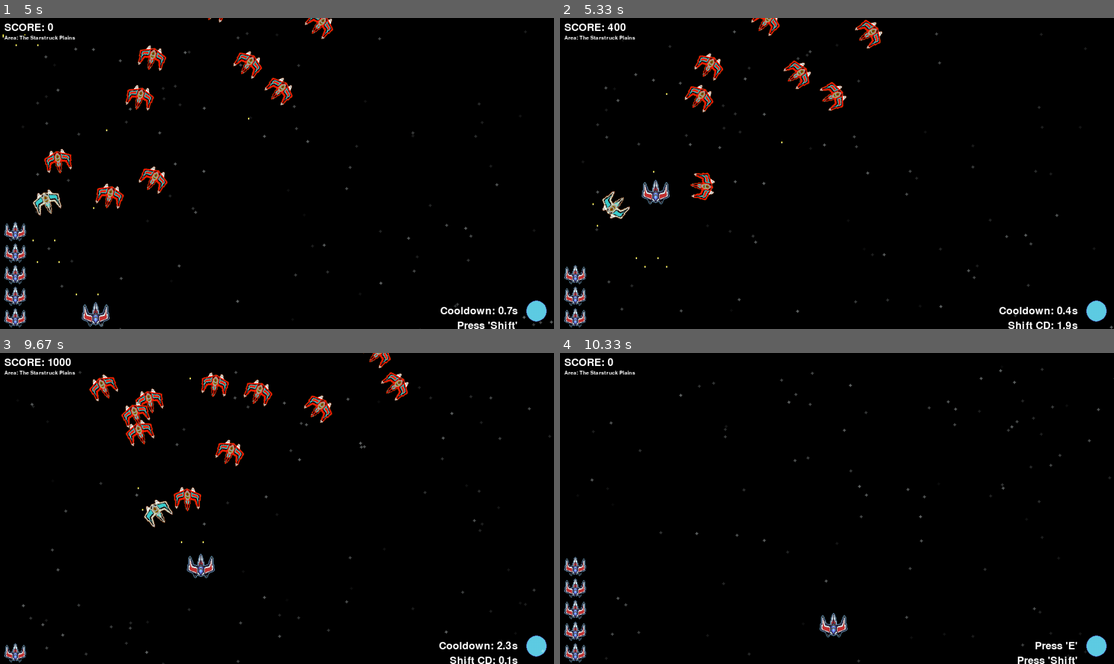
Above: before the commit, frames 1-4 (two rows, left to right).
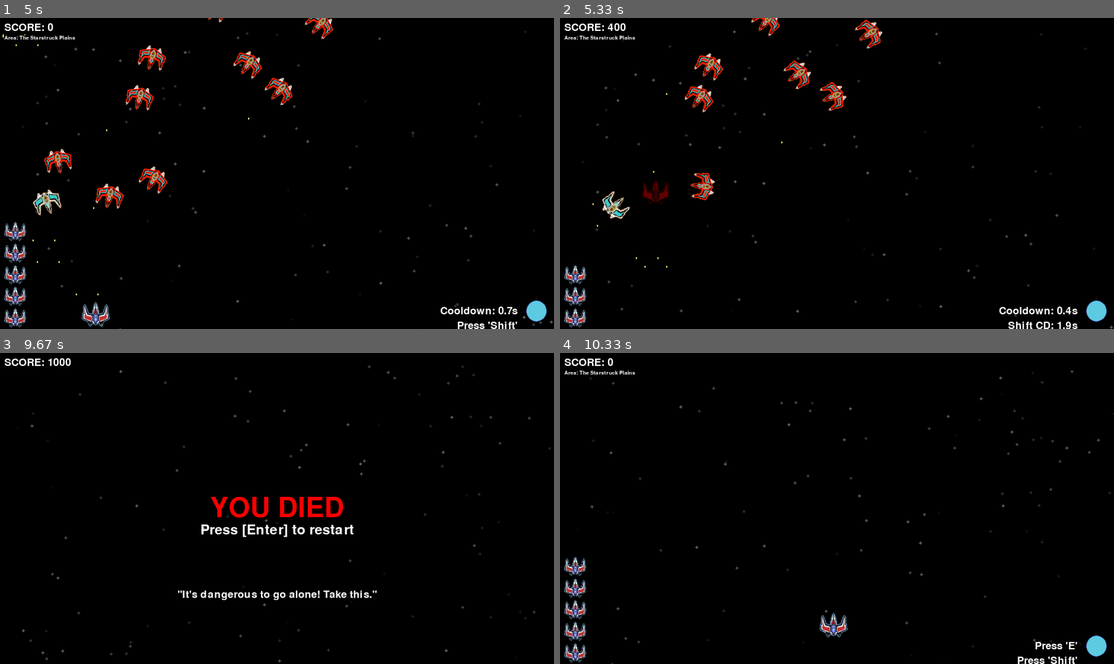
Above: after the commit, the same moments.

Repository: woelffer/gamedemo
Game: pygame game, started from pygamedemo.py
The game is run twice, just before and just after one commit, with the same random seed, the same clock (stepped at 60 frames per second) and the same inputs.
Inputs:
- Up to frame 1 (5 s): tap Enter at 0.33 s; hold E 0.67-1.2 s; hold A 0.67-1.2 s; hold A 1.23-1.77 s; tap Space at 1.3, 1.6, 1.87, 2.2, 2.5, 2.63, 3.03, 3.33, 3.7, 4.1, 4.4, 4.6, 4.9 s; tap E at 1.38, 2.72, 4.18 s; hold S 1.8-2.1 s; hold A 2.13-2.53 s; tap Shift at 2.28, 3.78 s; hold W 2.57-2.93 s; hold D 2.97-3.6 s; hold S 3.63-4 s; hold A 4.03-4.5 s; hold D from 4.53 s (still down)
- Up to frame 2 (5.33 s): release D at 5 s; hold W from 5.03 s (still down); tap Space at 5.1 s; tap Shift at 5.18 s
- Up to frame 3 (9.67 s): release W at 5.33 s; hold D 5.37-5.83 s; tap Space at 5.43, 5.73, 5.93, 6.23, 6.5, 6.83, 7.13, 7.27, 7.67, 7.97, 8.33, 8.73, 9.03, 9.23, 9.53 s; tap E at 5.52, 6.92, 8.42 s; hold A 5.87-6.4 s; hold S 6.43-6.73 s; tap Shift at 6.58, 7.75, 9.32 s; hold A 6.77-7.17 s; hold W 7.2-7.57 s; hold D 7.6-8.23 s; hold S 8.27-8.63 s; hold A 8.67-9.13 s; hold D 9.17-9.63 s
- Up to frame 4 (10.33 s): hold W 9.67-9.97 s; tap Space at 9.73 s; tap E at 9.82 s; tap Enter at 10 s

Frame 1 is identical in both runs. In frame 2, 0.2% of the frame differs, in the area x 14-20%, y 51-60%; in frame 3, 5.9%, in the area x 0-100%, y 0-100%; in frame 4, 0.5%.

Commit message:
Fixed issue where player take dmg animation wasn't playing

Diff:
--- a/Player.py
+++ b/Player.py
@@ -166,6 +166,24 @@
         print(f"Animation Timer: {self.animation_timer}")
         print(f"Animation Duration: {self.animation_duration}")
 
+        # Handle animation
+        if self.current_animation:
+            self.animation_timer += dt
+            if self.animation_timer >= self.animation_speed:
+                self.animation_index = (self.animation_index + 1) % len(self.animations[self.current_animation])
+                self.player_img = self.animations[self.current_animation][self.animation_index]
+                self.animation_timer = 0
+
+            # Update animation duration
+            self.animation_duration -= dt
+            if self.animation_duration <= 0:
+                self.current_animation = "default"
+                self.player_img = self.animations["default"][0]
+                self.animation_duration = 0
+                self.animation_timer = 0  # Reset animation timer
+        else:
+            self.player_img = self.animations["default"][0]
+
         if self.is_flashing:
             self.flash_timer -= dt
             if self.flash_timer <= 0:
@@ -179,23 +197,7 @@
                 self.player_img.blit(flash_surface, (0, 0), special_flags=pygame.BLEND_RGBA_MULT)
 
 
-        # Handle animation
-        if self.current_animation:
-            self.animation_timer += dt
-            if self.animation_timer >= self.animation_speed:
-                self.animation_index = (self.animation_index + 1) % len(self.animations[self.current_animation])
-                self.player_img = self.animations[self.current_animation][self.animation_index]
-                self.animation_timer = 0
-
-            # Update animation duration
-            self.animation_duration -= dt
-            if self.animation_duration <= 0:
-                self.current_animation = "default"
-                self.player_img = self.animations["default"][0]
-                self.animation_duration = 0
-                self.animation_timer = 0  # Reset animation timer
-        else:
-            self.player_img = self.animations["default"][0]
+
 
 
     def update_circle(self, dt):
--- a/pygamedemo.py
+++ b/pygamedemo.py
@@ -250,6 +250,7 @@
 
         if enemy_bullet.rect().colliderect(player_model.rect()):
             enemy_bullets.remove(enemy_bullet)
+            player_model.take_dmg()
             print(enemy_bullets)
             break
 
